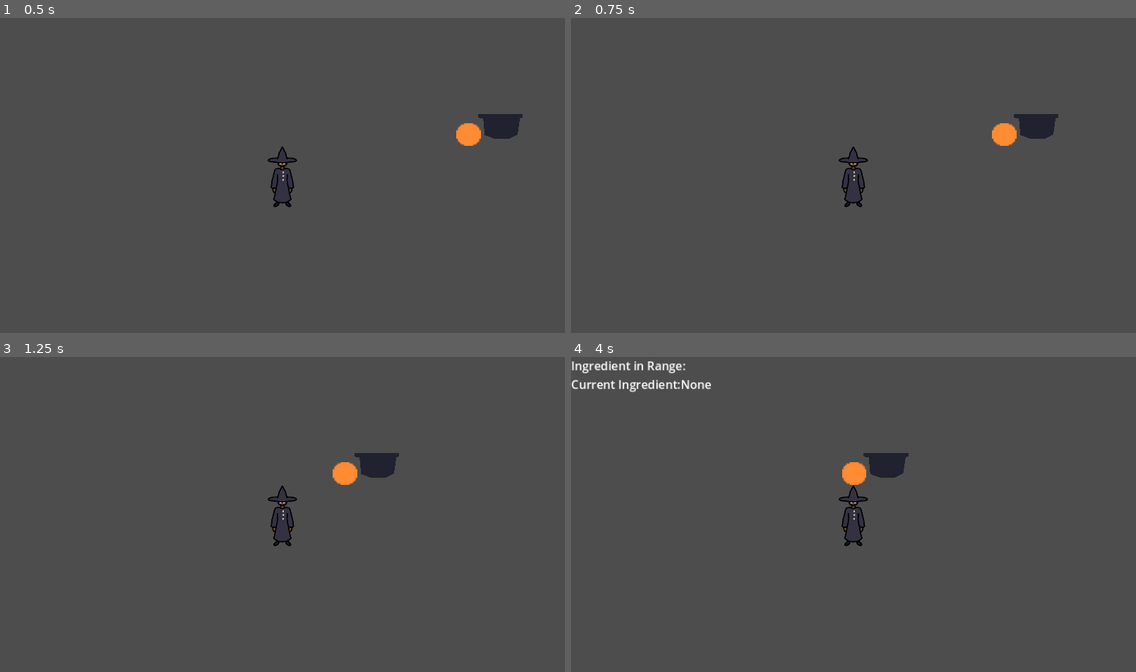
Above: before the commit, frames 1-4 (two rows, left to right).
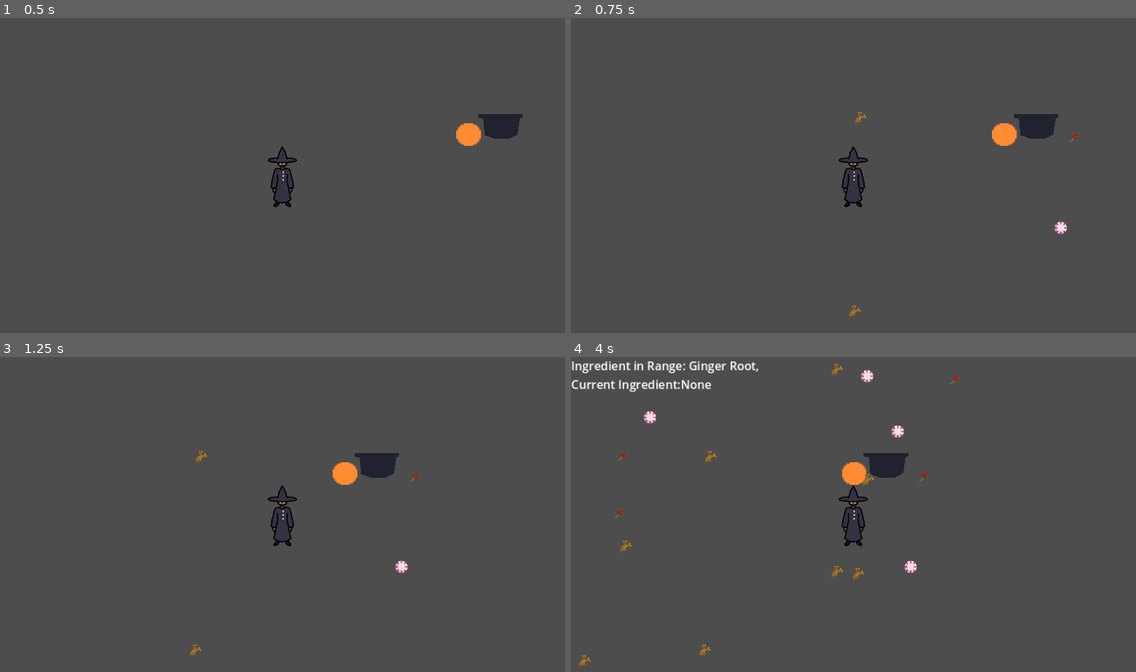
Above: after the commit, the same moments.

Repository: aryuserious/witch-in-training
Game: Godot game, scene res://scenes/level_1.tscn
The game is run twice, just before and just after one commit, with the same random seed, the same clock (stepped at 60 frames per second) and the same inputs.
Inputs:
- Up to frame 1 (0.5 s): no input
- Up to frame 2 (0.75 s): tap Enter at 0.5 s; hold D (right) from 0.53 s (still down); tap I (test) at 0.6 s
- Up to frame 3 (1.25 s): keep holding D (right)
- Up to frame 4 (4 s): release D (right) at 1.28 s; hold S (down) 1.28-2.03 s; tap Q (drop) at 1.35 s; tap I (test) at 1.55, 2.3, 3.05, 3.6 s; hold D (right) 2.03-2.78 s; tap E (pickup) at 2.1 s; hold W (up) 2.78-3.53 s; tap 1 (show-hide stats) at 2.85 s; hold A (left) from 3.53 s (still down)

Frame 1 is identical in both runs. In frame 2, 0.2% of the frame differs, in the area x 49-90%, y 29-96%; in frame 3, 0.2%; in frame 4, 0.9%, in the area x 1-69%, y 1-99%.

Commit message:
when a potion is selected, the needed ingredients spawn - Ingredient constructor no longer has required parameters, they were causing the Ingredient class script to not be instanced when I instantiated the ingredient scene - the Ingredient class now has: static func create(ingr_type : type) -> Ingredient, for instancing the class. which returns an ingredient with the type that was passed - I'm so happy I fixed the issue :D

Diff:
--- a/scenes/ingredient.tscn
+++ b/scenes/ingredient.tscn
@@ -2,13 +2,12 @@
 
 [ext_resource type="Script" path="res://scripts/ingredient.gd" id="1_vuxb1"]
 [ext_resource type="Texture2D" uid="uid://d3v77sveuc4qg" path="res://assets/ingredients.png" id="2_a7wxe"]
-[ext_resource type="Shape2D" uid="uid://ue4c1q8ncl73" path="res://assets/collisionshape.tres" id="3_jrt0x"]
+[ext_resource type="Shape2D" path="res://assets/collisionshape.tres" id="3_jrt0x"]
 
-[node name="Ingredient" type="Area2D"]
+[node name="IngredientScene" type="Area2D"]
 collision_layer = 4
 collision_mask = 0
 script = ExtResource("1_vuxb1")
-ingredient_type = 1
 
 [node name="Sprite" type="Sprite2D" parent="."]
 scale = Vector2(0.4, 0.4)
--- a/scripts/cauldron.gd
+++ b/scripts/cauldron.gd
@@ -11,8 +11,8 @@
 var player : Player
 
 var potions : Array[Potion] = [
-    Potion.new( [ Ingredient.new(Ingredient.type.GINGER_ROOT), Ingredient.new(Ingredient.type.GINGER_ROOT), Ingredient.new(Ingredient.type.PEPPERMINT_CANDY), Ingredient.new(Ingredient.type.THORNED_ROSE) ], "Healing" ),
-    Potion.new( [ Ingredient.new(Ingredient.type.THORNED_ROSE), Ingredient.new(Ingredient.type.GINGER_ROOT), Ingredient.new(Ingredient.type.PEPPERMINT_CANDY) ], "Death", 1 )
+    Potion.new( [ Ingredient.create(Ingredient.type.GINGER_ROOT), Ingredient.create(Ingredient.type.GINGER_ROOT), Ingredient.create(Ingredient.type.PEPPERMINT_CANDY), Ingredient.create(Ingredient.type.THORNED_ROSE) ], "Healing" ),
+    Potion.new( [ Ingredient.create(Ingredient.type.THORNED_ROSE), Ingredient.create(Ingredient.type.GINGER_ROOT), Ingredient.create(Ingredient.type.PEPPERMINT_CANDY) ], "Death", 1 )
 ]
 
 
@@ -39,8 +39,7 @@
     needed_ingredients = current_potion.ingredients
     current_ingredients.clear()
     new_potion.emit(current_potion)
-    # for ingr in needed_ingredients:
-    #     get_parent().add_child(ingr)
+
 
 
 func _on_detection_body_entered(body:Node2D):
--- a/scripts/ingredient.gd
+++ b/scripts/ingredient.gd
@@ -16,6 +16,7 @@
     var x = randi_range(0, 960)
     var y = randi_range(0, 540)
     global_position = Vector2(x, y)
+    set_sprite_region()
 
     # # ADD CHILDREN #
     # var s = Sprite2D.new()
@@ -34,6 +35,15 @@
     print("Ingredient made")
 
 
+func _init():
+    pass
+
+
+static func create(ingr_type : type) -> Ingredient:
+    var ingredient = Ingredient.new()
+    ingredient.ingredient_type = ingr_type
+    return ingredient
+
 
 func set_sprite_region():
     match ingredient_type:
@@ -51,8 +61,8 @@
                 $Sprite.region_rect = ingredient_regions["salt"]
 
 
-func _init(ingr_type : type):
-    ingredient_type = ingr_type
+# func _init(ingr_type : type = (0 as type)):
+#     ingredient_type = ingr_type
 
 
 static func ingredient_type_as_string(ingredient : Ingredient) -> String:
--- a/scripts/level_1.gd
+++ b/scripts/level_1.gd
@@ -19,6 +19,17 @@
 func _on_cauldron_new_potion(potion : Cauldron.Potion):
     for ingr in potion.ingredients:
         var i = ingr_scene.instantiate()
+
+        print("Instantiated node:", i)
+        print("Type of instance:", type_string(typeof(i)))
+        print("Instance script class:", i.get_script())
+
         if i is Ingredient:
+            i = i as Ingredient
             i.ingredient_type = ingr.ingredient_type
-        add_child(i)
+            add_child(i)
+
+
+            print("instance is of type ingredient")
+        else:
+            print("instance is not of type ingredient, instead it is: ", type_string(typeof(i)))
